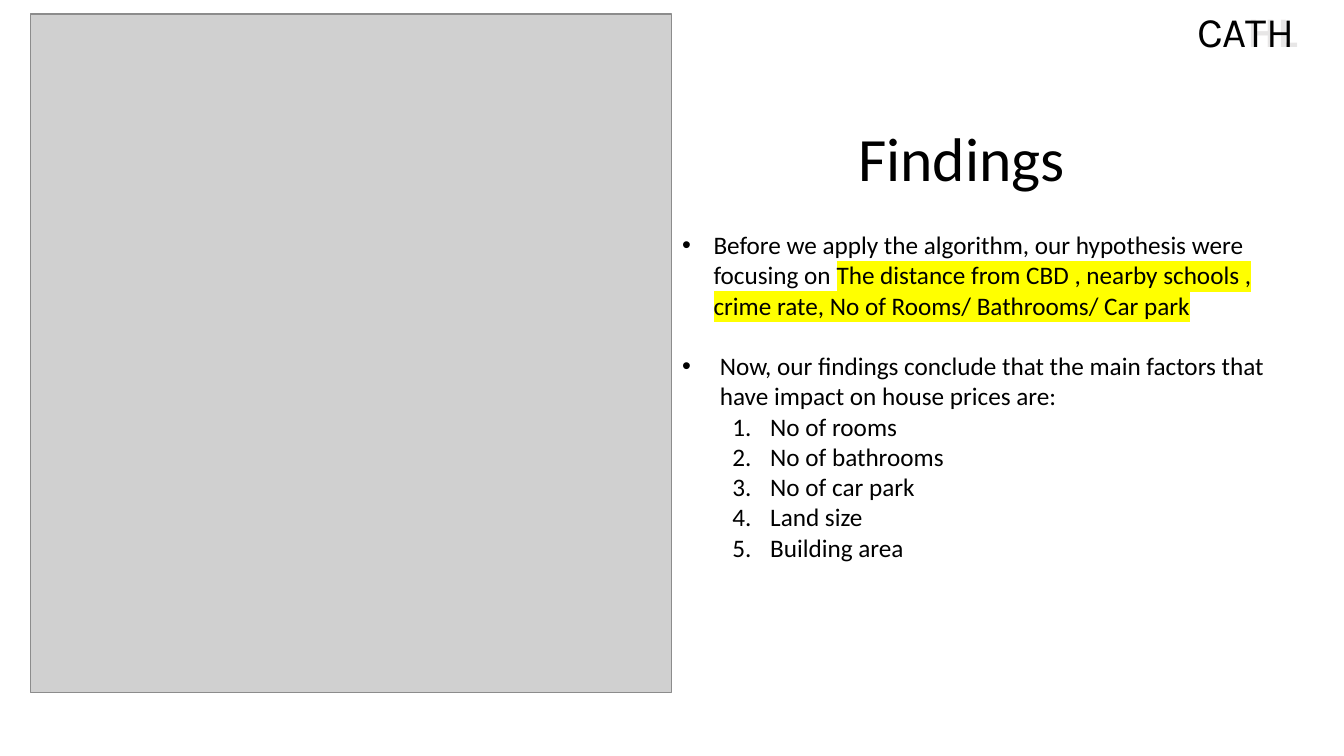
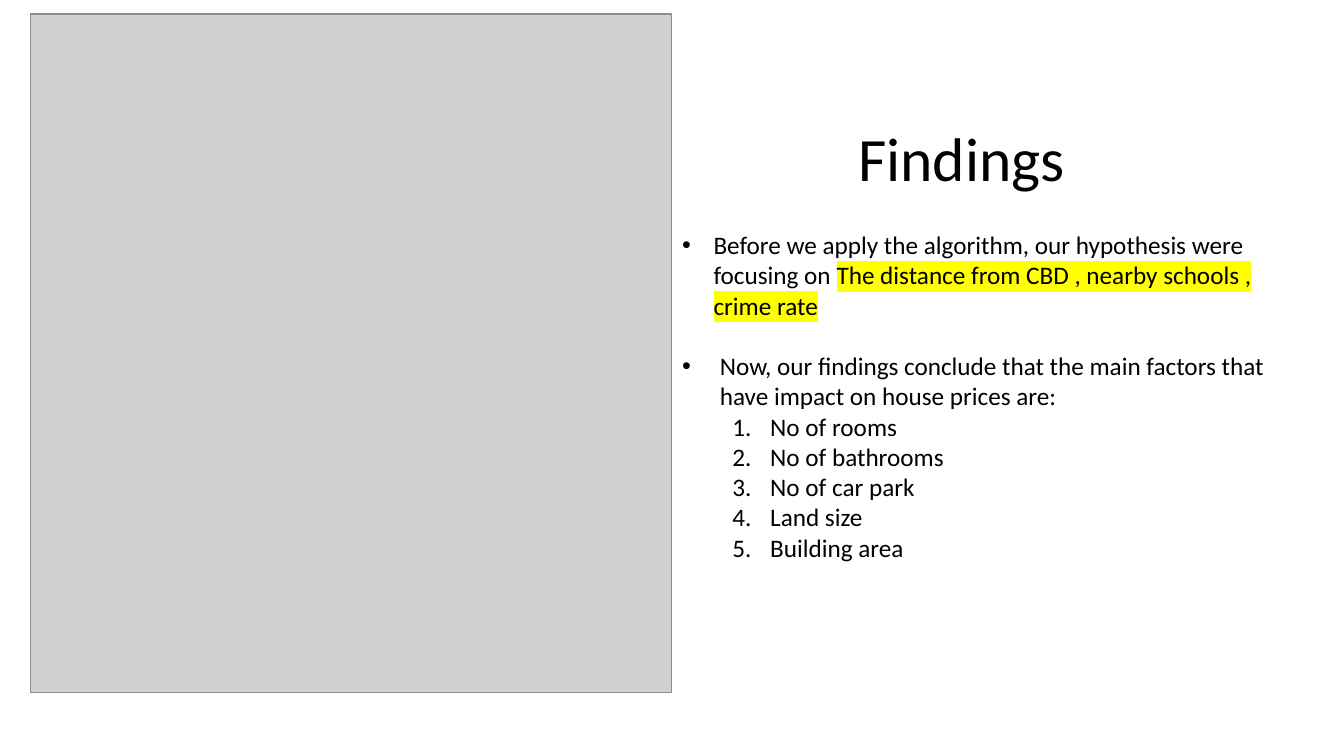
Before and after one commit to Franco1230/Data-Bootcamp-Final-Project, a slide deck: slide 8 of FINAL PROJECT.pptx. Drawn at 1344x756 pixels with LibreOffice and Linux fonts; fonts in the diff are those of the drawing; grey boxes stand for pictures. Boxes give left, top, right and bottom in pixels: in the first picture for what was removed or moved away, otherwise in the second. Text is boxed around its words. In the diff, an @@ line names an element or a change of style, - is before the commit and + after.

Commit message:
final slides

```diff
--- a/FINAL PROJECT.pptx
+++ b/FINAL PROJECT.pptx
@@ text removed at <box>1197,20,1294,48</box> @@
-CATH
@@ text removed at <box>1248,20,1298,47</box> @@
-HL
@@ text at <box>714,236,1243,315</box>: text changed @@
-• Before we apply the algorithm, our hypothesis were focusing on The distance from CBD , nearby schools , crime rate, No of Rooms/ Bathrooms/ Car park
+• Before we apply the algorithm, our hypothesis were focusing on The distance from CBD , nearby schools , crime rate
```
Also in this commit, not shown: 10 other slides changed.
